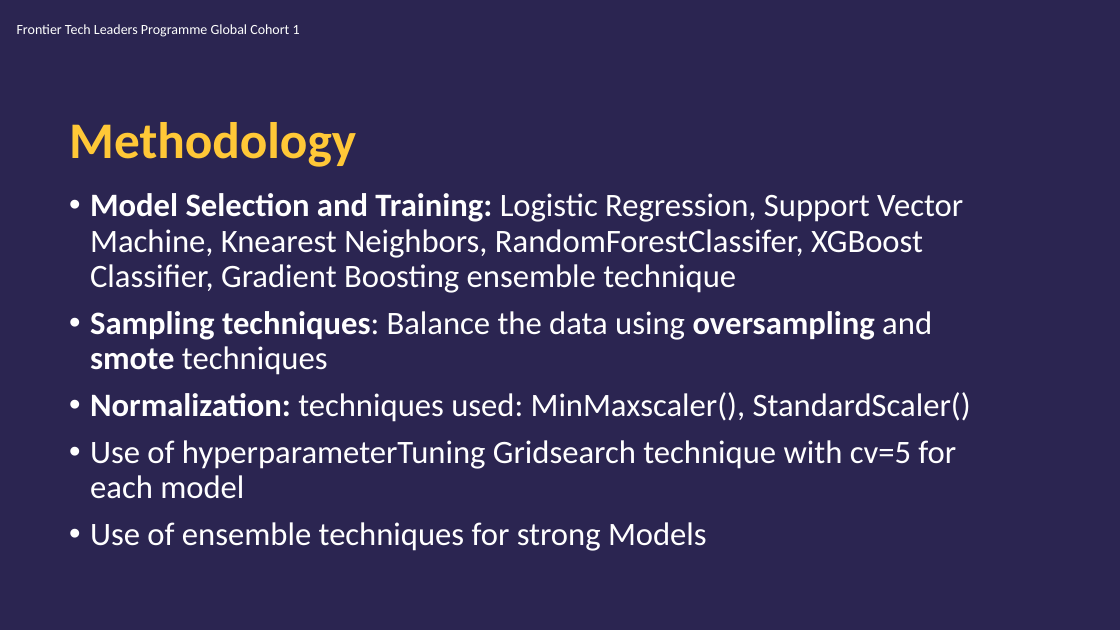
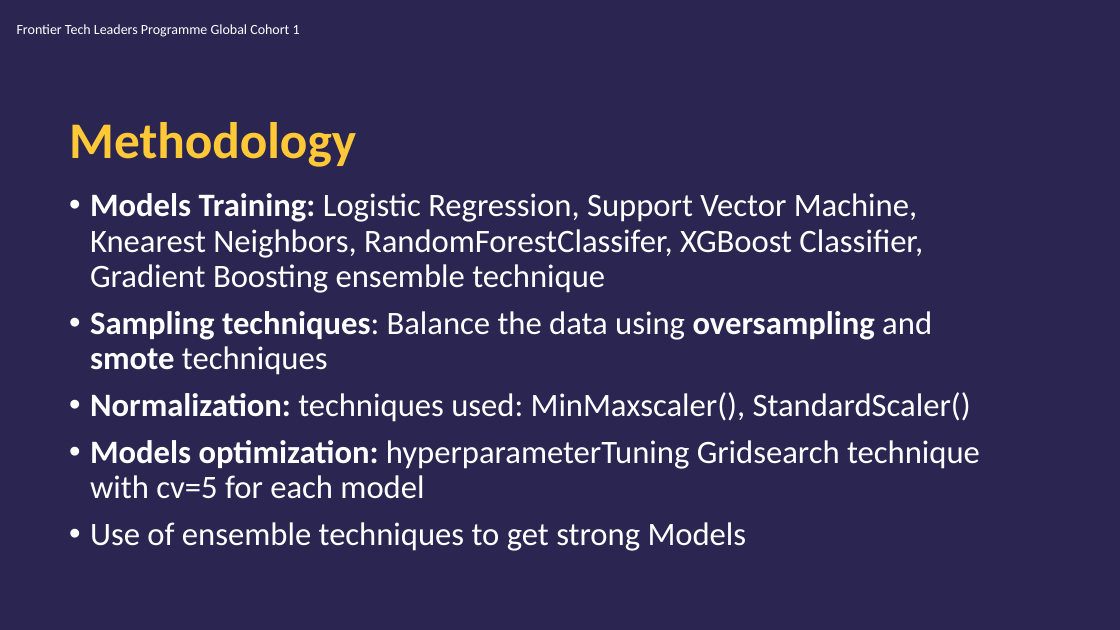
Before and after one commit to edasaruhan/Assingment_ML_kili66, a slide deck: slide 8 of Mariam_Jury_Presentation.pptx. Drawn at 1120x630 pixels with LibreOffice and Linux fonts; fonts in the diff are those of the drawing; background and template pictures are left out. Boxes give left, top, right and bottom in pixels: in the first picture for what was removed or moved away, otherwise in the second. Text is boxed around its words. In the diff, an @@ line names an element or a change of style, - is before the commit and + after.

```diff
--- a/Mariam_Jury_Presentation.pptx
+++ b/Mariam_Jury_Presentation.pptx
@@ text at [90,193,923,293]: text changed @@
-• Model Selection and Training: Logistic Regression, Support Vector Machine, Knearest Neighbors, RandomForestClassifer, XGBoost Classifier, Gradient Boosting ensemble technique
+• Models Training: Logistic Regression, Support Vector Machine, Knearest Neighbors, RandomForestClassifer, XGBoost Classifier, Gradient Boosting ensemble technique
@@ text at [90,440,980,551]: text changed @@
-• Use of hyperparameterTuning Gridsearch technique with cv=5 for each model
-• Use of ensemble techniques for strong Models
+• Models optimization: hyperparameterTuning Gridsearch technique with cv=5 for each model
+• Use of ensemble techniques to get strong Models
```
Also in this commit, not shown: 3 other slides changed.
